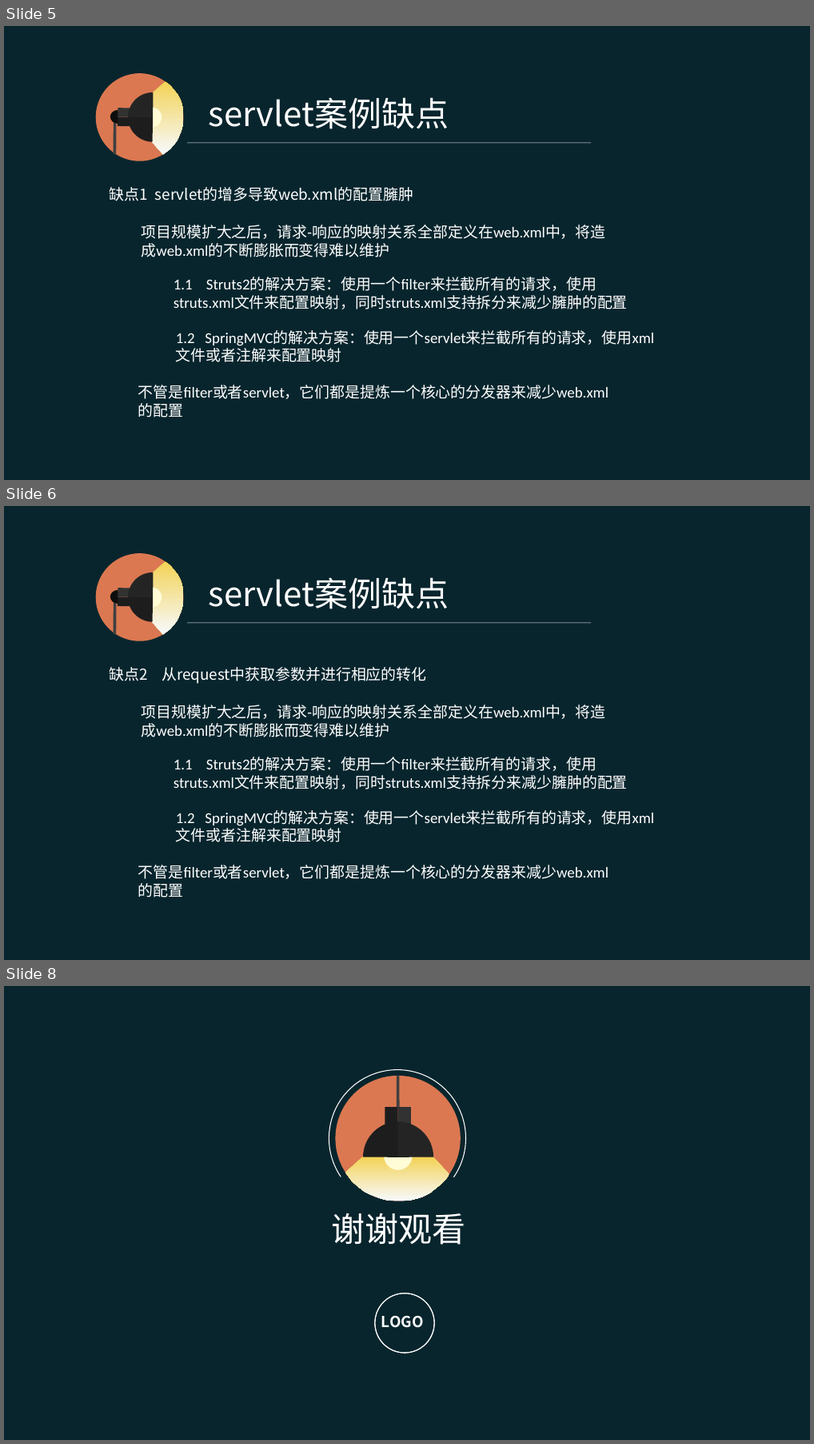
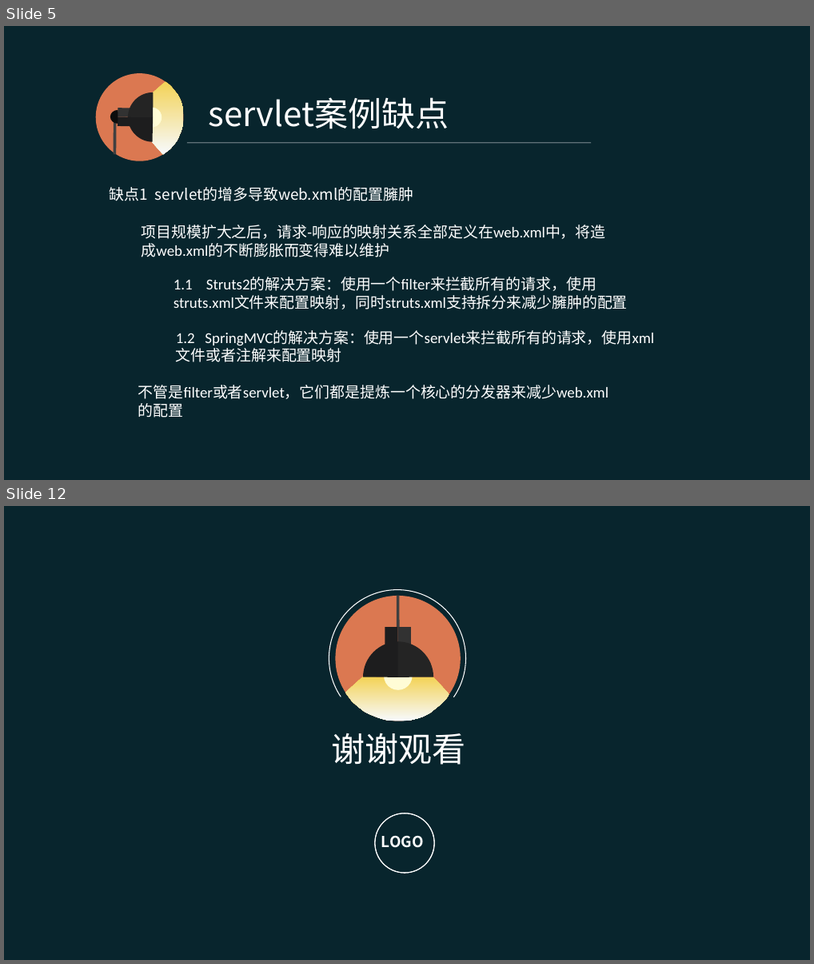
Before and after one commit to pingpangkuangmo/blog, a slide deck: 2015-4/SpringMVC的设计分享.ppt. Shown one above the other, each under a label of ours: slides 5, 6 and 8 before the commit, slides 5 and 12 after it; the slides between them are not shown. The pictures are 814x1444 and 814x964 pixels, drawn with LibreOffice and Linux fonts; fonts in the diff are those of the drawing. Boxes give left, top, right and bottom in pixels: in the first picture for what was removed or moved away, otherwise in the second. Text is boxed around its words. In the diff, an @@ line names an element or a change of style, - is before the commit and + after.

Commit message:
进行中

```diff
--- a/2015-4/SpringMVC的设计分享.ppt
+++ b/2015-4/SpringMVC的设计分享.ppt
@@ slide 6 removed at (4,506,810,960), background #08252D @@
@@ text removed at (209,577,450,609) @@
-servlet案例缺点
@@ group removed at (95,552,184,641): 5 freeform shapes, 2 rectangles, 1 ellipse, 1 line @@
@@ line removed from (187, 623) to (591, 623) @@
@@ text removed at (110,667,426,684) @@
-缺点2 从request中获取参数并进行相应的转化
@@ text removed at (142,704,606,737) @@
-项目规模扩大之后，请求-响应的映射关系全部定义在web.xml中，将造成web.xml的不断膨胀而变得难以维护
@@ text removed at (174,756,628,789) @@
-1.1 Struts2的解决方案：使用一个filter来拦截所有的请求，使用struts.xml文件来配置映射，同时struts.xml支持拆分来减少臃肿的配置
@@ text removed at (176,810,654,826) @@
-1.2 SpringMVC的解决方案：使用一个servlet来拦截所有的请求，使用xml文件或者注解来配置映射
@@ text removed at (138,864,609,879) @@
-不管是filter或者servlet，它们都是提炼一个核心的分发器来减少web.xml的配置
@@ what was slide 8 is now slide 12 @@
```
Also in this commit, not shown: 1 slide changed, 5 slides added.
